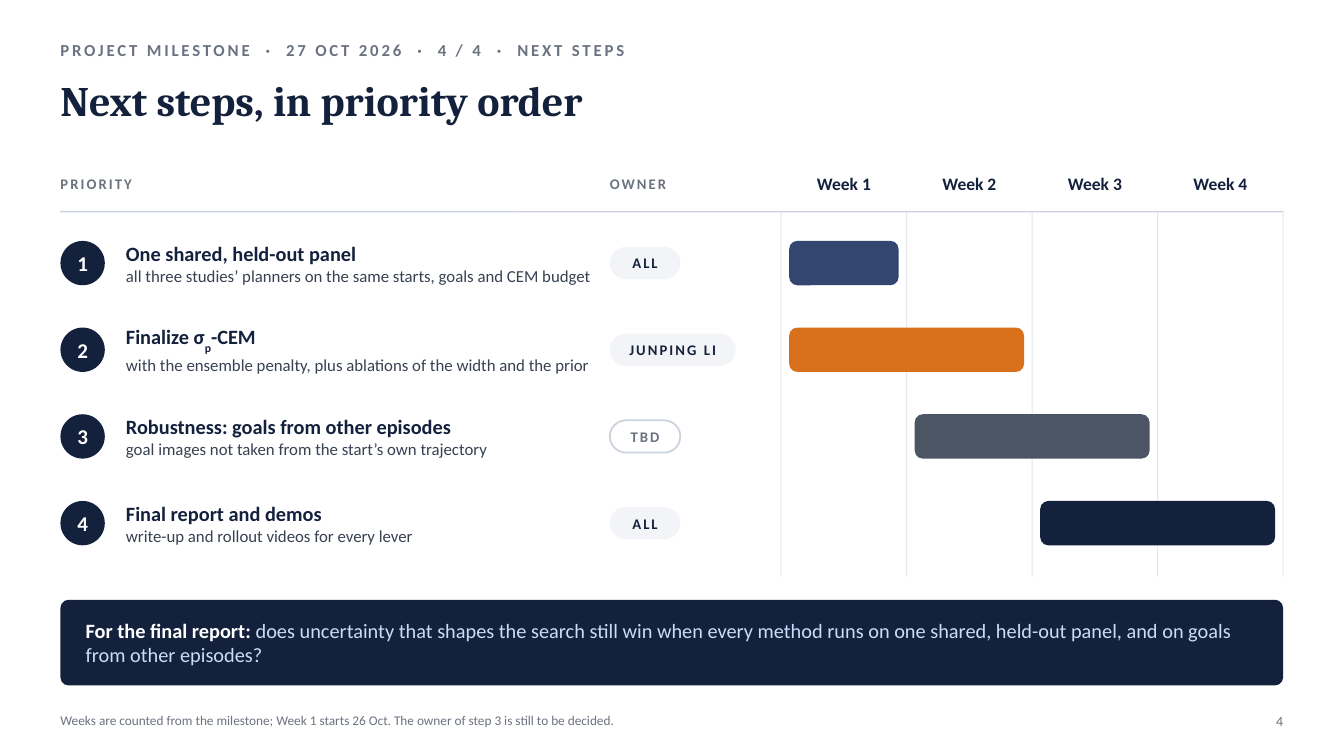
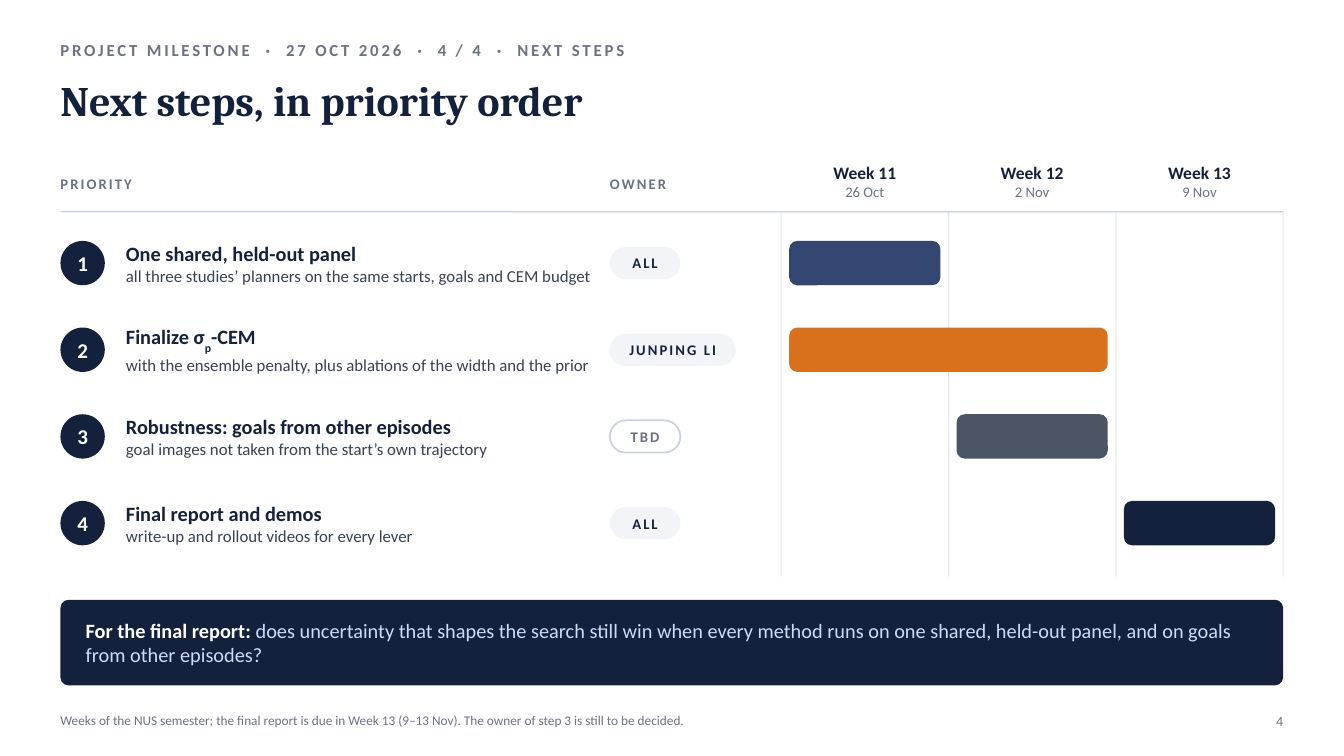
Before and after one commit to JaspinXu/uncertainty-aware-lewm, a slide deck: slide 4 of report/slides/CS5478_milestone_v2_presentation.pptx. Drawn at 1344x756 pixels with LibreOffice and Linux fonts; fonts in the diff are those of the drawing. Boxes give left, top, right and bottom in pixels: in the first picture for what was removed or moved away, otherwise in the second. Text is boxed around its words. In the diff, an @@ line names an element or a change of style, - is before the commit and + after.

```diff
--- a/report/slides/CS5478_milestone_v2_presentation.pptx
+++ b/report/slides/CS5478_milestone_v2_presentation.pptx
@@ text at bbox=[833, 166, 896, 197]: text changed @@
-Week 1
+Week 11
+26 Oct
@@ text at bbox=[1001, 166, 1064, 197]: text changed @@
-Week 2
+Week 12
+2 Nov
@@ text removed at bbox=[1068, 177, 1122, 190] @@
-Week 3
@@ text at bbox=[1168, 166, 1231, 197]: text changed @@
-Week 4
+Week 13
+9 Nov
@@ line moved from (906, 212) - (906, 577) to (949, 212) - (949, 577) @@
@@ line removed from (1032, 212) to (1032, 577) @@
@@ line moved from (1157, 212) - (1157, 577) to (1116, 212) - (1116, 577) @@
@@ rounded rectangle: place and size @@
-rounded rectangle at bbox=[789, 241, 898, 285]
+rounded rectangle at bbox=[789, 241, 941, 285]
@@ rounded rectangle: place and size @@
-rounded rectangle at bbox=[789, 328, 1024, 372]
+rounded rectangle at bbox=[789, 328, 1108, 372]
@@ rounded rectangle: place and size @@
-rounded rectangle at bbox=[914, 414, 1149, 459]
+rounded rectangle at bbox=[957, 414, 1108, 459]
@@ rounded rectangle: place and size @@
-rounded rectangle at bbox=[1041, 501, 1275, 545]
+rounded rectangle at bbox=[1124, 501, 1275, 545]
@@ text at bbox=[60, 715, 684, 727]: text changed @@
-Weeks are counted from the milestone; Week 1 starts 26 Oct. The owner of step 3 is still to be decided.
+Weeks of the NUS semester; the final report is due in Week 13 (9–13 Nov). The owner of step 3 is still to be decided.
```
Also in this commit, not shown: 2 other files.
